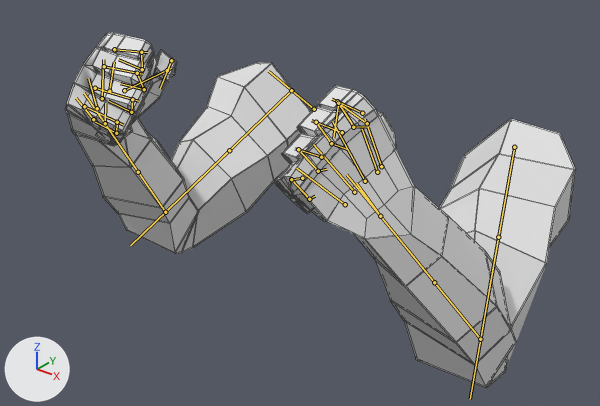
Before and after pictures for a commit that changed the FBX model Assets/GhostPuncher/Models/arms_walk_2.fbx.
One viewpoint serves both versions: a camera (50 mm lens) standing at (0.682, -0.977, 0.224) and looking at (0.042, -0.177, -0.272). Every picture has the same lights, and +X, +Y and +Z are marked at lower left. The picture after the commit comes second. Both versions are drawn at frame 30 of the action 'Scene'; the numbers are the values there. The bones that change, and the others that lie on the model, are drawn over the model as lines. Mesh edges are drawn as thin lines.

Names of what the first picture shows: 'NEW ARM'.
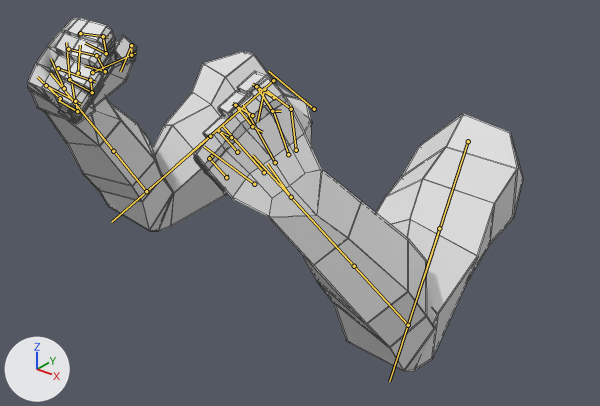
Diff of the bpy script that builds the scene:
```diff
--- a/Assets/GhostPuncher/Models/arms_walk_2.fbx.py
+++ b/Assets/GhostPuncher/Models/arms_walk_2.fbx.py
@@ bone_def_upper_arm_l @@
 bone_def_upper_arm_l = bpy.data.objects['NEW RIGRIG'].pose.bones['DEF-upper_arm.L']  # child of 'DEF-shoulder.L'
-bone_def_upper_arm_l.location = (-0.029, 0.049, 0.005)
-bone_def_upper_arm_l.rotation_quaternion = (0.819, 0.565, 0.0, -0.1)  # degrees (69, 6, -9)
+bone_def_upper_arm_l.location = (-0.004, -0.006, 0.021)
+bone_def_upper_arm_l.rotation_quaternion = (0.794, 0.594, 0.0, -0.128)  # degrees (73, 9, -12)
@@ bone_def_forearm_l @@
 bone_def_forearm_l = bpy.data.objects['NEW RIGRIG'].pose.bones['DEF-forearm.L']  # child of 'DEF-upper_arm.L'
-bone_def_forearm_l.rotation_quaternion = (0.766, 0.569, -0.158, 0.254)  # degrees (69, -32, 14)
+bone_def_forearm_l.rotation_quaternion = (0.775, 0.577, -0.136, 0.218)  # degrees (70, -28, 12)
@@ bone_def_upper_arm_r @@
 bone_def_upper_arm_r = bpy.data.objects['NEW RIGRIG'].pose.bones['DEF-upper_arm.R']  # child of 'DEF-shoulder.R'
-bone_def_upper_arm_r.location = (-0.029, -0.049, -0.005)
-bone_def_upper_arm_r.rotation_quaternion = (0.819, 0.565, 0.0, 0.1)  # degrees (69, -6, 9)
+bone_def_upper_arm_r.location = (-0.005, 0.004, -0.021)
+bone_def_upper_arm_r.rotation_quaternion = (0.843, 0.532, 0.0, 0.076)  # degrees (64, -5, 7)
@@ bone_def_forearm_r @@
 bone_def_forearm_r = bpy.data.objects['NEW RIGRIG'].pose.bones['DEF-forearm.R']  # child of 'DEF-upper_arm.R'
-bone_def_forearm_r.rotation_quaternion = (0.766, 0.569, 0.158, -0.254)  # degrees (69, 32, -14)
+bone_def_forearm_r.rotation_quaternion = (0.755, 0.561, 0.179, -0.288)  # degrees (68, 36, -17)
```

Pixel boxes [x1, y1, x2, y2] of what changed, in the pictures (600 x 406 px):
'NEW ARM', posed
    before: [65, 33, 576, 388]
    after: [27, 18, 523, 371]
bone 'DEF-upper_arm.L', root to tip
    before: (514, 147) to (489, 290)
    after: (468, 141) to (423, 279)
bone 'DEF-forearm.L', root to tip
    before: (480, 339) to (406, 248)
    after: (408, 325) to (321, 230)
bone 'DEF-upper_arm.R', root to tip
    before: (291, 90) to (195, 183)
    after: (273, 80) to (176, 165)
bone 'DEF-forearm.R', root to tip
    before: (165, 212) to (121, 147)
    after: (146, 191) to (93, 126)
